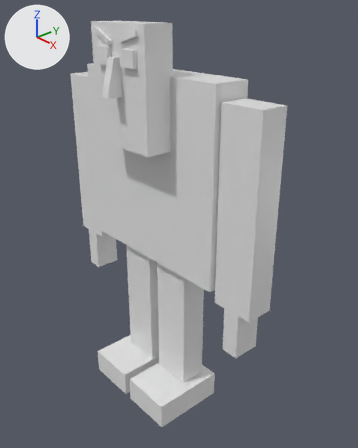
The Blender file man.blend: old version first, new version second.
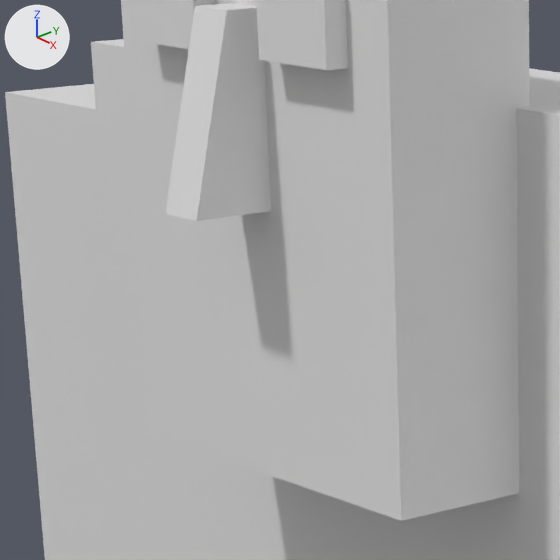
There are two pictures of each version: one whole from a 50 mm camera at (3.975, -3.197, 1.6) aimed at (0.203, 0.092, -0.612), one close up on the part from 19% to 50% of the width and 12% to 37% of the height. Lighting does not change. The marker at upper left points along +X, +Y and +Z.

Objects in the first close-up: 'arm.right', 'head', 'head.002', 'head.004', 'nose', 'torso'.
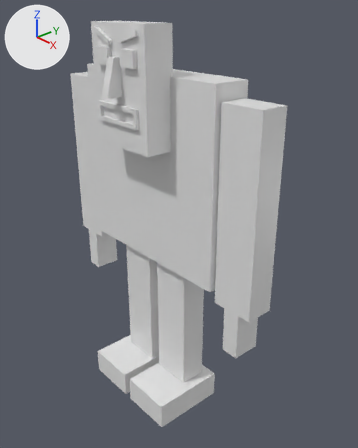
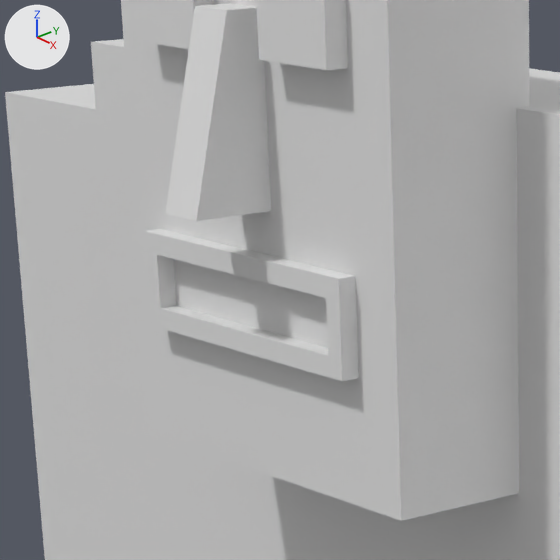
Commit message: added mouth.

Changed parts and their boxes [x1, y1, x2, y2] in the close-ups (560 x 560 px):
'lip.upper', added: after [156, 231, 341, 298]
'lip.loower', added: after [160, 306, 329, 377]
'lip.right.001', added: after [325, 273, 359, 381]
'lip.right', added: after [144, 229, 176, 329]

The edits, one by one:
Object 'lip.right.001' (ob_lip_right_001) is new; it shows a copy of the mesh of ob_head_004.
Its location is (0.282, -0.496, 0.634).
Its scale is (0.02, 0.02, -0.0913).
Object 'lip.loower' (ob_lip_loower) is new; it shows a copy of the mesh of ob_head_004.
Its location is (-0.013, -0.496, 0.562).
Its scale is (0.275, 0.02, 0.02).
Object 'lip.right' (ob_lip_right) is new; it shows a copy of the mesh of ob_head_004.
Its location is (-0.308, -0.496, 0.634).
Its scale is (0.02, 0.02, -0.0913).
Object 'lip.upper' (ob_lip_upper) is new; it shows a copy of the mesh of ob_head_004.
Its location is (-0.013, -0.496, 0.705).
Its scale is (0.275, 0.02, 0.02).
